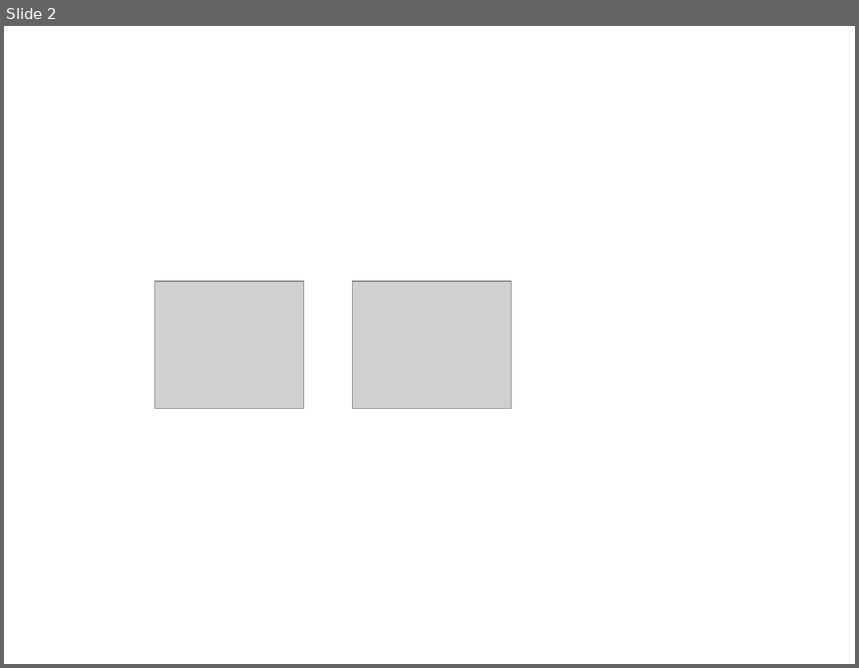
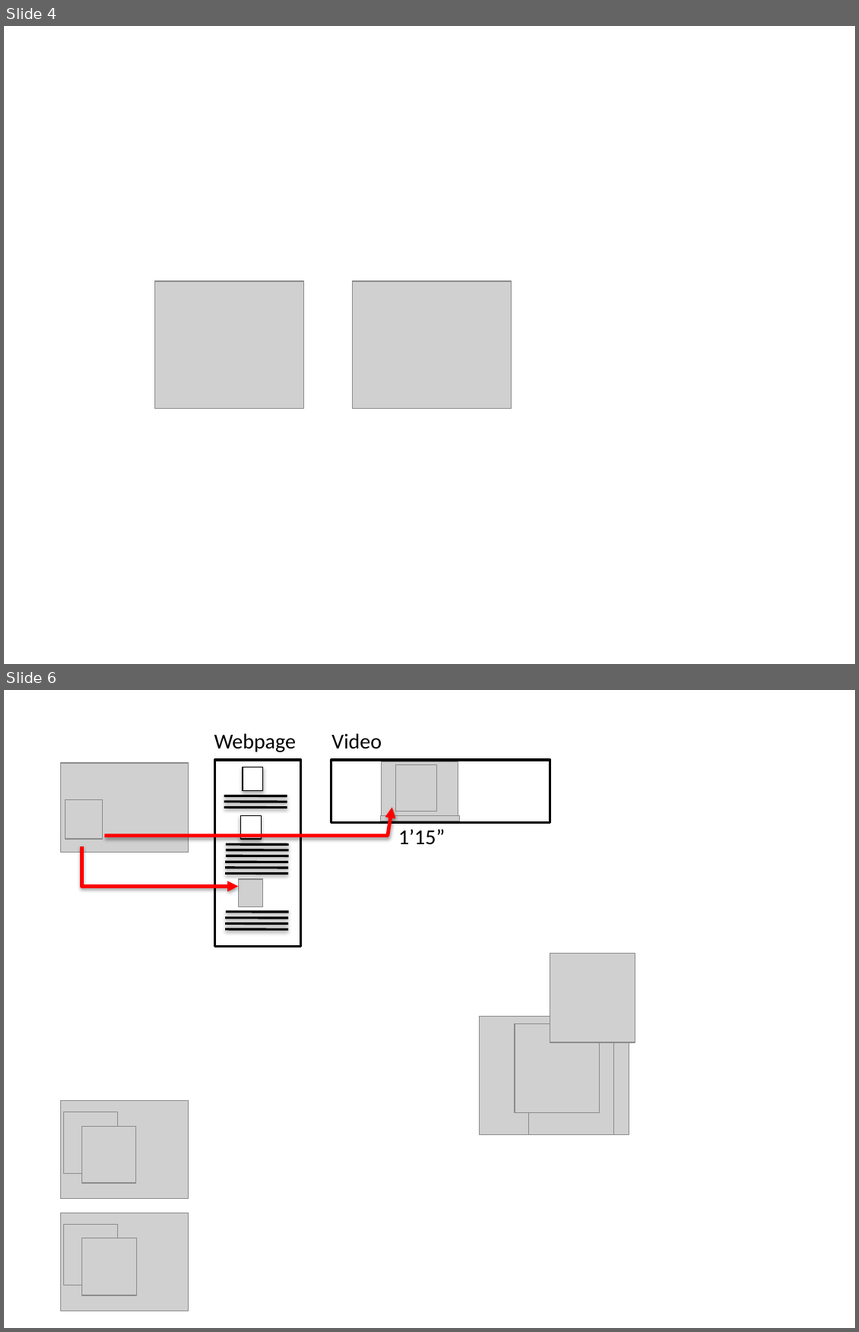
Before and after one commit to doubleshow/papers, a slide deck: i3/figures.pptx. Shown one above the other, each under a label of ours: slide 2 before the commit, slides 4 and 6 after it; the slides between them are not shown. The pictures are 859x668 and 859x1332 pixels, drawn with LibreOffice and Linux fonts; fonts in the diff are those of the drawing; grey boxes stand for pictures. Boxes give left, top, right and bottom in pixels: in the first picture for what was removed or moved away, otherwise in the second. Text is boxed around its words. In the diff, an @@ line names an element or a change of style, - is before the commit and + after.

```diff
--- a/i3/figures.pptx
+++ b/i3/figures.pptx
@@ slide 6 added at (4, 690, 855, 1328), background #FFFFFF @@
@@ text added at (215, 733, 296, 752), 18 pt, text #000000 @@
+Webpage
@@ text added at (332, 733, 382, 749), 18 pt, text #000000 @@
+Video
@@ picture added at (61, 763, 189, 853) @@
@@ rectangle added at (332, 760, 550, 823), outline #000000 2 pt @@
@@ picture added at (381, 761, 458, 816) @@
@@ picture added at (395, 765, 437, 812) @@
@@ picture added at (66, 799, 103, 839) @@
@@ freeform shape added at (105, 808, 392, 836), outline #FF0000 3 pt @@
@@ picture added at (381, 816, 460, 822) @@
@@ freeform shape added at (82, 847, 239, 887), outline #FF0000 3 pt @@
@@ text added at (398, 829, 445, 845), 18 pt, text #000000 @@
+1’15”
@@ group added at (215, 760, 301, 946): 13 lines, 3 rectangles, 1 picture @@
@@ picture added at (550, 953, 636, 1043) @@
@@ picture added at (479, 1016, 629, 1135) @@
@@ picture added at (515, 1024, 600, 1113) @@
@@ picture added at (529, 1039, 614, 1135) @@
@@ picture added at (61, 1101, 189, 1199) @@
@@ picture added at (63, 1113, 118, 1173) @@
@@ picture added at (82, 1127, 137, 1184) @@
@@ picture added at (61, 1214, 189, 1312) @@
@@ picture added at (63, 1224, 118, 1286) @@
@@ picture added at (82, 1239, 137, 1296) @@
@@ what was slide 2 is now slide 4 @@
```
Also in this commit, not shown: 2 slides changed, 6 other slides added, 1 other file.
